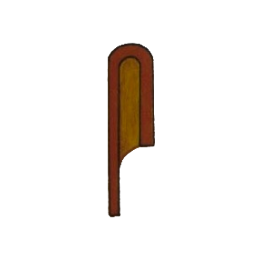
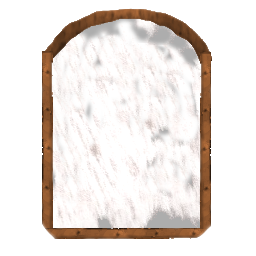
The second 256x256 image is a revision of the first. Changes to its layers:
showed "Layer #11" over [42, 8, 212, 239]
showed "Layer #8", painted on it over [42, 11, 205, 229]
hid "Layer #4" over [106, 42, 155, 218]
